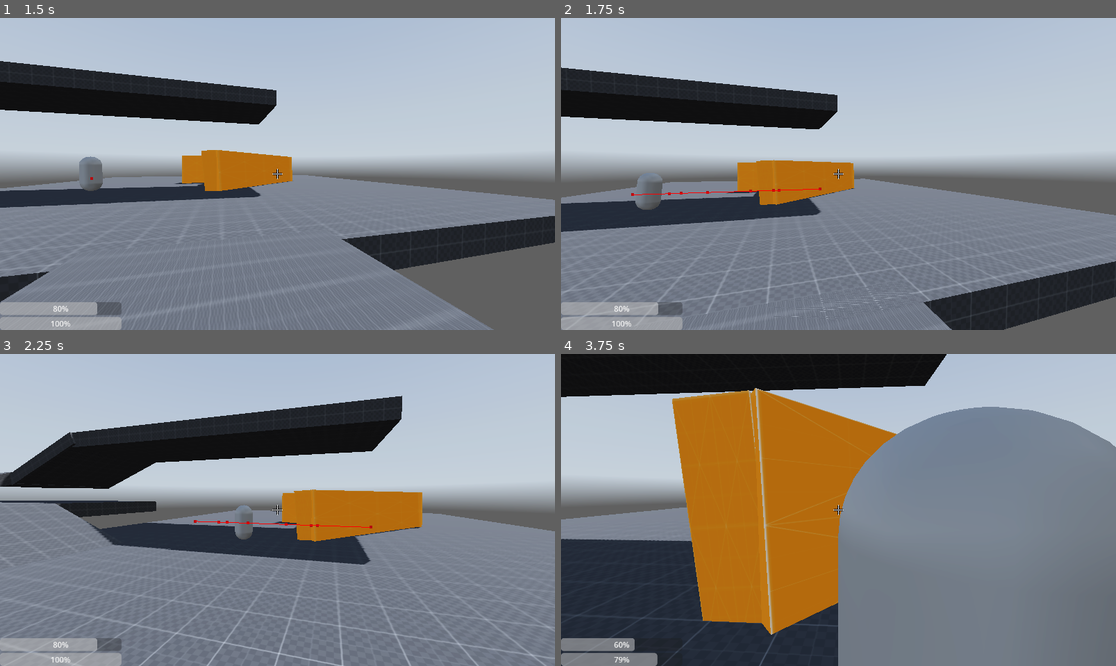
Above: before the commit, frames 1-4 (two rows, left to right).
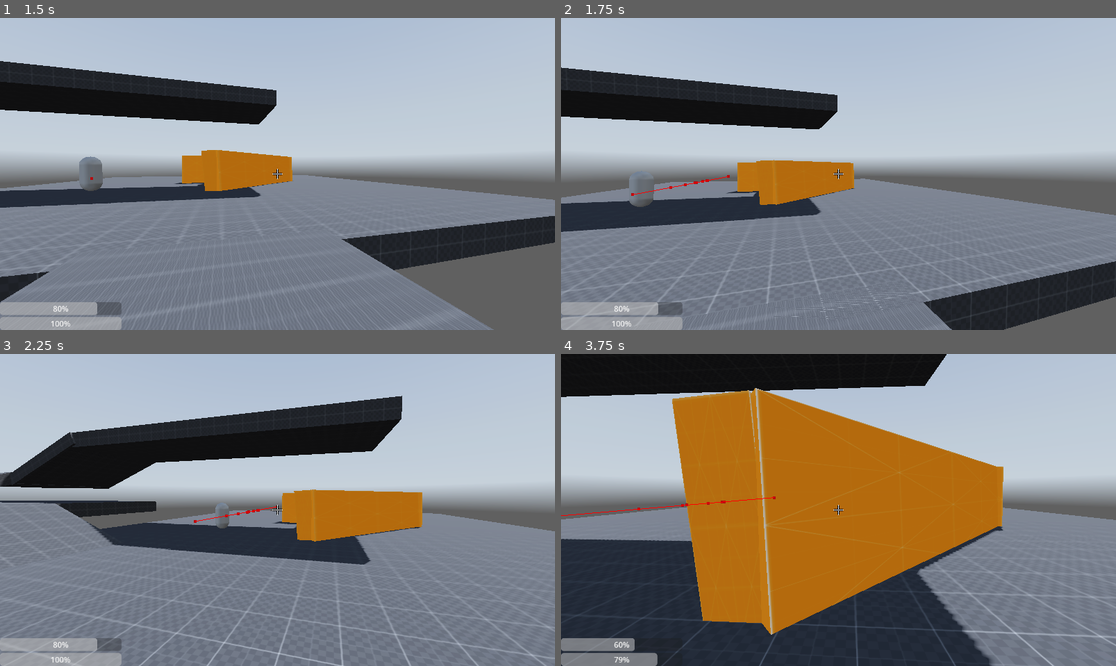
Above: after the commit, the same moments.

Repository: loumcn12/Aftermath
Game: Godot game, scene res://scenes/main menu/main_menu.tscn
Same seed, same stepped clock (60 frames per second), same inputs: the game is played once before the commit and once after it. A sky picture missing from this copy of the repository is replaced by a grey-blue gradient.
Inputs (mouse positions are in pixels of both pictures, inside the frame that each line leads up to):
- Up to frame 1 (1.5 s): click "Start" at 0.5 s; tap Enter at 1.25 s; move the mouse to (305, 174) at 1.27 s; hold W (forward) from 1.28 s (still down); tap H (DamageTest) at 1.35 s
- Up to frame 2 (1.75 s): keep holding W (forward); tap Space (jump) at 1.52 s
- Up to frame 3 (2.25 s): keep holding W (forward); move the mouse to (249, 510) at 2.02 s; tap Ctrl (crouch) at 2.1 s
- Up to frame 4 (3.75 s): keep holding W (forward); tap Space (jump) at 2.27 s; move the mouse to (849, 503) at 2.77 s; hold Shift (sprint) 2.78-3.53 s; move the mouse to (832, 516) at 3.52 s; tap H (DamageTest) at 3.6 s

Frame 1 is identical in both runs. In frame 2, 0.5% of the frame differs, in the area x 12-47%, y 49-62%; in frame 3, 0.5%; in frame 4, 25%, in the area x 0-100%, y 16-100%.

Commit message:
Made improvements and optimisations to the enemy script
- Added the ability to input a large number of coordinates as possible patrol points for the enemy, and then randomly select a chosen number of coordinates to patrol between

- Moved a query from _physics_process(delta) into _process(delta) and deleted _physics_process(delta) entirely for optimisation

Diff:
--- a/scripts/base_enemy.gd
+++ b/scripts/base_enemy.gd
@@ -1,14 +1,24 @@
 extends CharacterBody3D
 
-@export var patrol_points: Array[Vector3] = [Vector3(0, 0, 0), Vector3(10, 0, 0), Vector3(20, 0, -15), Vector3(0, 0, -20)]
+# Possible points the enemy can patrol between
+@export var patrol_points: Array[Vector3] = [
+	Vector3(0, 0, 0),
+	Vector3(10, 0, 0),
+	Vector3(20, 0, -15),
+	Vector3(0, 0, -20)
+]
+
+# The number of points the enemy will pick at random to patrol between
+@export var patrol_count: int = 4
+
+# Other behaviour variables
 @export var patrol_speed: float = 3.0
 @export var chase_speed: float = 5.0
 @export var wait_time_at_point: float = 1.0
 @export var damage_amount: int = 10
 @export var damage_delay: float = 1.0
 
-
-
+var selected_patrol_points: Array[Vector3] = []
 var current_point_index := 0
 var waiting := false
 var wait_timer := 0.0
@@ -19,8 +29,6 @@
 var player_detected := false
 var player_height = 1.0  # fallback
 
-
-
 @onready var agent: NavigationAgent3D = $NavigationAgent3D
 @onready var detection_area: Area3D = $DetectionArea
 @onready var damage_area: Area3D = $DamageArea
@@ -30,41 +38,39 @@
 @onready var standing_shape_node: CollisionShape3D = playerNode.get_node("standing_collision_shape")
 @onready var crouching_shape_node: CollisionShape3D = playerNode.get_node("crouching_collision_shape")
 
-
-
 func _ready():
 	los_ray.enabled = true
+
 	if patrol_points.is_empty():
 		push_warning("Patrol points are empty.")
 		return
 
+	# Randomly pick patrol points
+	selected_patrol_points = patrol_points.duplicate()
+	selected_patrol_points.shuffle()
+	if patrol_count < selected_patrol_points.size():
+		selected_patrol_points.resize(patrol_count)
 
-	agent.target_position = patrol_points[current_point_index]
+	agent.target_position = selected_patrol_points[current_point_index]
 
 	detection_area.body_entered.connect(_on_body_entered)
 	detection_area.body_exited.connect(_on_body_exited)
-
 	damage_area.body_entered.connect(_on_damage_area_body_entered)
 	damage_area.body_exited.connect(_on_damage_area_body_exited)
-
 	damage_timer.timeout.connect(_on_damage_timer_timeout)
 	damage_timer.wait_time = damage_delay
 
-func _physics_process(_delta: float) -> void:
+func _process(delta):
 	if player_detected:
 		_update_line_of_sight()
 
-func _process(delta):
-	print("Chasing:", chasing, " Player valid:", is_instance_valid(player))
 	if chasing and is_instance_valid(player):
 		_update_line_of_sight()
-		print("LOS Update 2")
 		if player_visible:
 			agent.target_position = player.global_transform.origin
 			move_towards_target(delta, chase_speed)
 			return
 		else:
-			# Lost line of sight, stop chasing
 			chasing = false
 			player = null
 			agent.target_position = last_known_patrol_position
@@ -92,17 +98,18 @@
 	look_at(next_pos, Vector3.UP)
 
 func advance_to_next_point():
-	current_point_index = (current_point_index + 1) % patrol_points.size()
-	last_known_patrol_position = patrol_points[current_point_index]
+	current_point_index = (current_point_index + 1) % selected_patrol_points.size()
+	last_known_patrol_position = selected_patrol_points[current_point_index]
 	agent.target_position = last_known_patrol_position
 
+
 func _on_body_entered(body: Node):
-	print("Entered:", body.name, " Groups:", body.get_groups())
+	# print("Entered:", body.name, " Groups:", body.get_groups())
 	if body.is_in_group("player"):
 		player = body
 		player_detected = true
 		_update_line_of_sight()
-		print("LOS Update 3")
+		# print("LOS Update 3")
 		if player_visible:
 			chasing = true
 
@@ -127,7 +134,7 @@
 	if is_instance_valid(player):
 		if player.is_in_group("player") and damage_area.get_overlapping_bodies().has(player):
 			player._Damage(damage_amount)
-			print("Damaged player for", damage_amount)
+			# print("Damaged player for", damage_amount)
 
 func get_active_player_shape_height() -> float:
 	if not is_instance_valid(playerNode):
@@ -149,8 +156,6 @@
 		player_visible = false
 		return
 
-
-
 	var from_pos = global_transform.origin + Vector3.UP * 1.5
 	var to_pos = player.global_transform.origin + Vector3.UP * (player_height / 2.0)
 
@@ -164,17 +169,17 @@
 
 	if result:
 		var collider = result.collider
-		print("Ray hit:", collider.name)
+		# print("Ray hit:", collider.name)
 		if collider.is_in_group("player"):
 			player_visible = true
 			chasing = true
-			print("🔴 Raycast HIT PLAYER")
+			# print("Raycast HIT PLAYER")
 		else:
 			player_visible = false
-			print("🟠 Raycast hit something else")
+			# print("Raycast hit something else")
 	else:
 		player_visible = false
-		print("⚪ Raycast missed everything")
+		# print("Raycast missed everything")
 
 	# Godot 4.5+ only: use this in the future
 	# if Engine.is_editor_hint:
